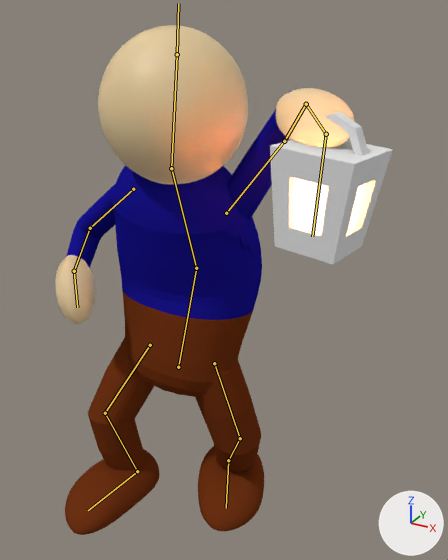
An edit to the Blender file Assets/Blends/player.blend, drawn before and after from the same camera.
Before and after are seen from a camera (50 mm lens) standing at (1.53, -1.24, 2.5) and looking at (0.27, 1.07, 1.35). Lighting does not change. The marker at lower right points along +X, +Y and +Z. Both versions are drawn at frame 60 of the action 'BackStep'; the numbers are the values there. The bones that bend it are drawn over the model as lines.

Objects in the first picture: 'Player'.
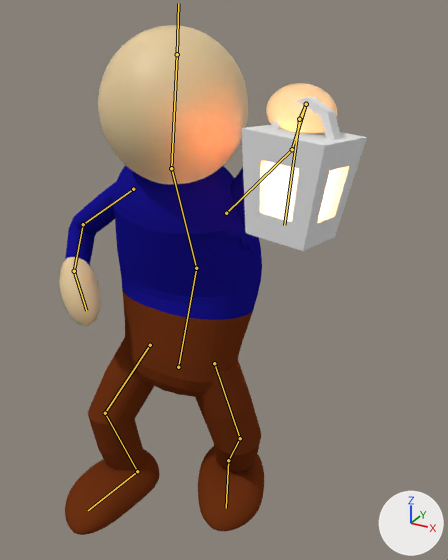
What differs and where, as boxes (x1, y1, x2, y2) in the pictures (448 x 560 px):
'Player', posed (9% narrower): before (55, 25, 393, 535); after (59, 25, 367, 535)

What the commit changed:
Bone 'arm_ik_pole.r' (bone_arm_ik_pole_r) moves from (-0.072, 0.248, -0.613) to (-0.072, 0.248, 0.387).
Bone 'arm_ik_pole.l' (bone_arm_ik_pole_l) moves from (0.339, 0.005, -0.984) to (0.339, 0.005, 0.016).
